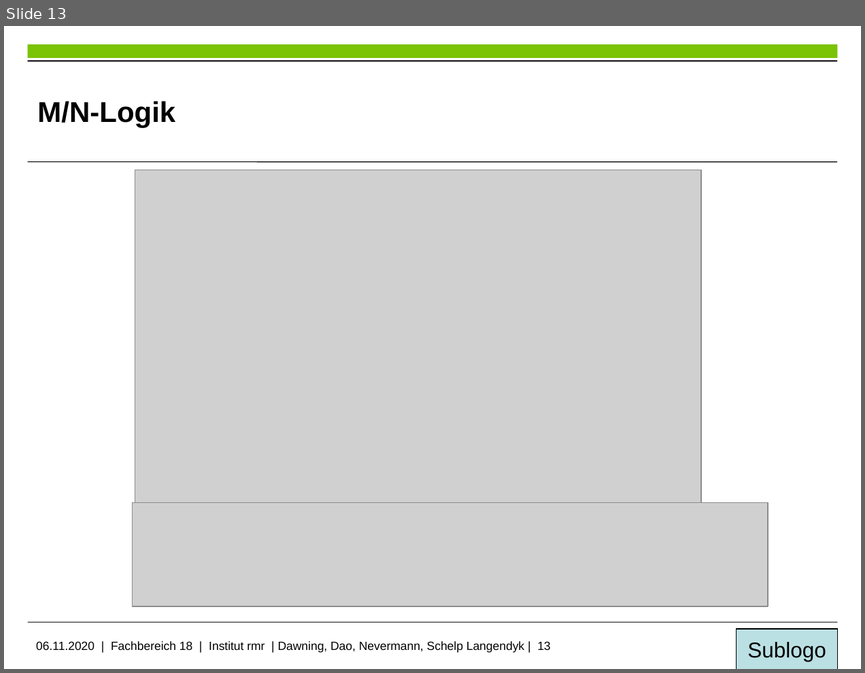
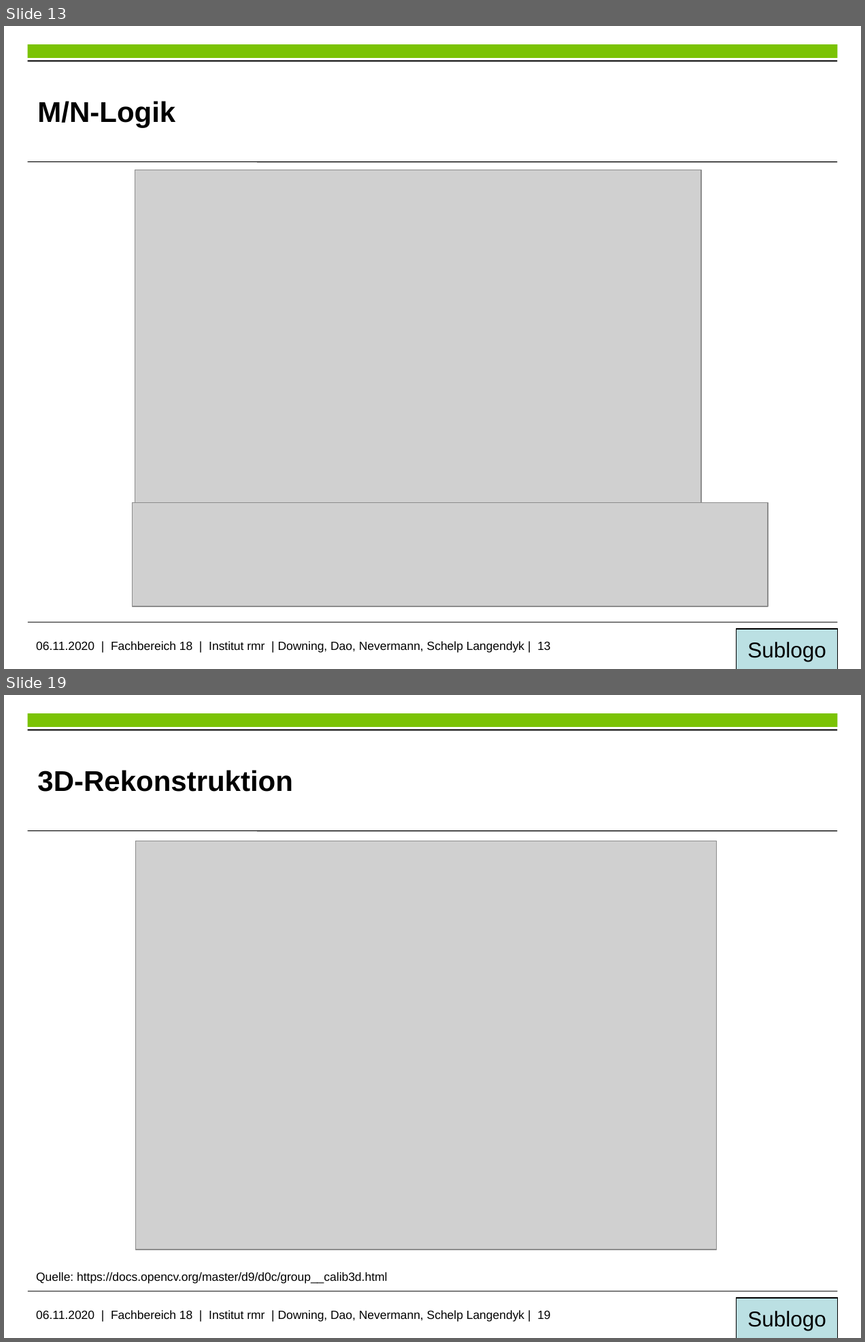
Before and after one commit to PercyDwn/MaritimeHindernisse, a slide deck: Präsentation ProSeminar SoSe20/Hinderniserfassung in maritimer Umgebung.pptx. Shown one above the other, each under a label of ours: slide 13 before the commit, slides 13 and 19 after it; the slides between them are not shown. The pictures are 865x673 and 865x1342 pixels, drawn with LibreOffice and Linux fonts; fonts in the diff are those of the drawing; grey boxes stand for pictures; background and template pictures are left out. Boxes give left, top, right and bottom in pixels: in the first picture for what was removed or moved away, otherwise in the second. Text is boxed around its words. In the diff, an @@ line names an element or a change of style, - is before the commit and + after.

```diff
--- a/Präsentation ProSeminar SoSe20/Hinderniserfassung in maritimer Umgebung.pptx
+++ b/Präsentation ProSeminar SoSe20/Hinderniserfassung in maritimer Umgebung.pptx
@@ slide 19 added at [4, 695, 861, 1338], background #FFFFFF; not listed: 6 template elements that a slide beside it also shows @@
@@ title added at [37, 770, 293, 792], 24 pt, text #000000, bold @@
+3D-Rekonstruktion
@@ picture added at [136, 841, 717, 1249] @@
@@ text added at [36, 1272, 387, 1283], 10 pt, text #000000 @@
+Quelle: https://docs.opencv.org/master/d9/d0c/group__calib3d.html
@@ slide 13 changed as well @@
@@ text at [36, 641, 550, 652]: text changed @@
-06.11.2020 | Fachbereich 18 | Institut rmr | Dawning, Dao, Nevermann, Schelp Langendyk | 13
+06.11.2020 | Fachbereich 18 | Institut rmr | Downing, Dao, Nevermann, Schelp Langendyk | 13
```
Also in this commit, not shown: 13 other slides changed, 22 other slides added, 1 slide removed, 3 other files.
